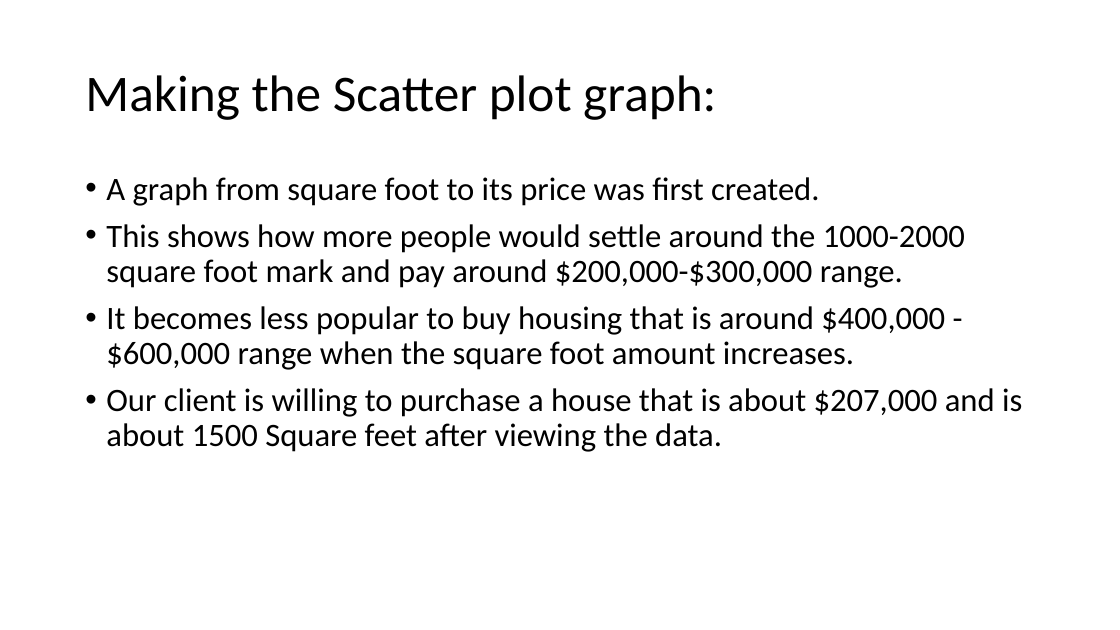
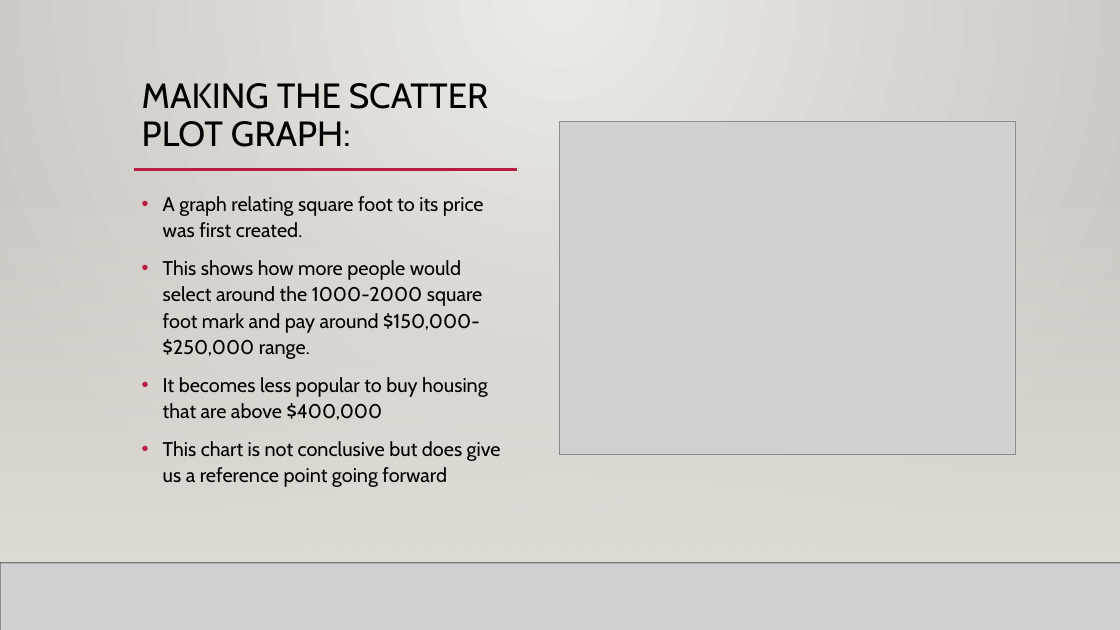
Before and after one commit to scavazos4/Project_One, a slide deck: slide 6 of Sacramento Real Estate.pptx (slide 7 before the commit). Drawn at 1120x630 pixels with LibreOffice and Linux fonts; fonts in the diff are those of the drawing; grey boxes stand for pictures; background and template pictures are left out. Boxes give left, top, right and bottom in pixels: in the first picture for what was removed or moved away, otherwise in the second. Text is boxed around its words. In the diff, an @@ line names an element or a change of style, - is before the commit and + after.

```diff
--- a/Sacramento Real Estate.pptx
+++ b/Sacramento Real Estate.pptx
@@ background picture (left out) to gradient #ECEAE7 to #CAC7C1 @@
@@ rectangle added at box(0, 0, 1120, 630), fill gradient #ECEAE7 to #CAC7C1 @@
@@ title "MAKING THE SCATTER PLOT GRAPH:" at box(142, 83, 488, 147): vertical alignment middle to top @@
@@ title at box(142, 83, 488, 147): text changed; size 44 to 30 pt; font Calibri to Cabin @@
-Making the Scatter plot graph:
+MAKING THE SCATTER PLOT GRAPH:
@@ picture added at box(560, 121, 1015, 455) @@
@@ line added from (134, 170) to (1017, 170), #B71E42 2.5 pt @@
@@ line added from (134, 170) to (518, 170), #B71E42 2.5 pt @@
@@ rectangle added at box(0, 186, 1120, 563), fill gradient #DFDBD5 @@
@@ rectangle added at box(0, 186, 1120, 563), fill gradient #DFDBD5 @@
@@ text at box(163, 196, 501, 487): text changed; size 28 to 17 pt; font Calibri to Cabin @@
-• A graph from square foot to its price was first created.
-• This shows how more people would settle around the 1000-2000 square foot mark and pay around $200,000-$300,000 range.
-• It becomes less popular to buy housing that is around $400,000 - $600,000 range when the square foot amount increases.
-• Our client is willing to purchase a house that is about $207,000 and is about 1500 Square feet after viewing the data.
+• A graph relating square foot to its price was first created.
+• This shows how more people would select around the 1000-2000 square foot mark and pay around $150,000-$250,000 range.
+• It becomes less popular to buy housing that are above $400,000
+• This chart is not conclusive but does give us a reference point going forward
@@ line added from (0, 563) to (1120, 563), #000001 1 pt @@
@@ picture added at box(0, 563, 1120, 630) @@
@@ line added from (0, 563) to (1120, 563), #000001 1 pt @@
```
Also in this commit, not shown: 4 other slides changed, 10 slides added, 7 slides removed, 1 other file.
